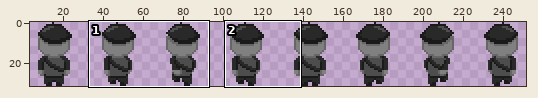
Sprite sheet: Assets/Sprites/Player/Back-Sheet.png. The picture above shows the old version from afar; the outline marks the close-up.
Close-up. Old version:
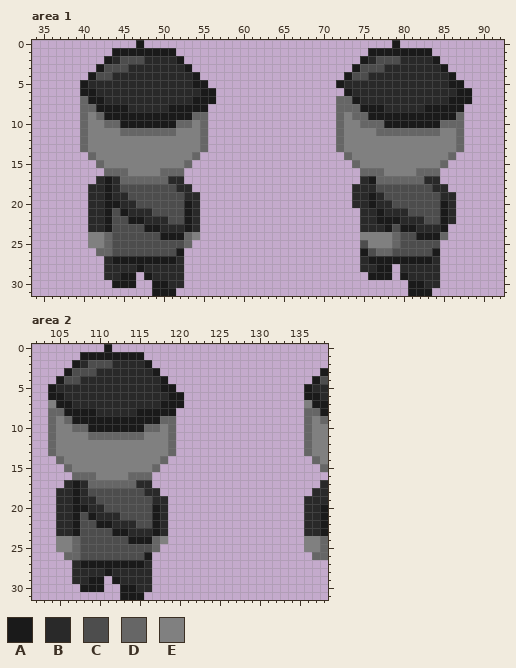
The file is 256x32 pixels. Shown: area 1: x 34..92, y 0..31; area 2: x 102..138, y 0..31. The wide view leaves out empty margins. The commit also changed other parts of the picture, which this record leaves out.
Palette (. is transparent): A #1a1a1a  B #292929  C #4d4d4d  D #666666  E #808080
Pixels before, area 1, first column x 40:
 0 .......A...............................A.........
 1 ....AAAAAAAA........................AAAAAAAA.....
 2 ...ABCCCBBBBA......................ABCCCBBBBA....
 3 ..ACCCBBBBBBBA....................ACCCBBBBBBBA...
 4 .ACCBBBBBBBBBBA..................ACCBBBBBBBBBBA..
 5 ABBBBBBBBBBBBBAA................ABBBBBBBBBBBBBAA.
 6 AABBBBBBBBBBBBBAA................ABBBBBBBBBBBBBAA
 7 DAABBBBBBBBBBBAAA...............DDABBBBBBBBBBBAAA
 8 DDAAAABBBBBAAAAA................DDDAAABBBBBAAAAA.
 9 DEDAAAAAAAAAAADD................DEDDAAAAAAAAAAAD.
10 DEEDDAAAAAAADDED................DEEDDDAAAAAAADDD.
11 DEEEEDDDDDDDEEED................DEEEEDDDDDDDDEED.
12 DEEEEEEEEEEEEEED................DEEEEEEEEEEEEEED.
13 DEEEEEEEEEEEEEED................DEEEEEEEEEEEEEED.
14 .DEEEEEEEEEEEED..................DEEEEEEEEEEEED..
15 ..DEEEEEEEEEED....................DEEEEEEEEEED...
16 ...DDDEEEEDDD......................DDDEEEEDDD....
17 ..BABDDDDDDBB......................BADDDDDDBB....
18 .BBABCCCCCCCBB....................BBBCCCCCCCBB...
19 .BBABBCCCCCCCBB...................BBABCCCCCCCBB..
20 .BBAABBCCCCCCAB...................BBABBCCCCCCAB..
21 .BBACABBBCCCCAB....................BBABBBCCCCAB..
22 .BBACCAABBBCCAB....................BBAAABBBCCAB..
23 .BBACCCCAABBBAB....................BBBACAABBBA...
24 .EEDCCCCCCAAADE....................EEEEDCCAAAD...
25 .EEDCCCCCCCCCD.....................CEEEDCCCCC....
26 ..DDCCCCCCCCA......................ACDDCCCCCA....
27 ...BAAAAAAAAB......................BAAAAAAAAB....
28 ...BBBBABBBBB......................BBAA.BBBBB....
29 ...BBAA.ABBBB.......................AAA.ABBBB....
30 ....AAA..AABB............................AABB....
31 .........AAA.............................AAA.....
Pixels before, area 2, first column x 104:
 0 .......A...........................
 1 ....AAAAAAAA.......................
 2 ...ABCCCBBBBA......................
 3 ..ACCCBBBBBBBA....................A
 4 .ACCBBBBBBBBBBA..................AC
 5 ABBBBBBBBBBBBBAA................ABB
 6 AABBBBBBBBBBBBBAA...............AAB
 7 EAABBBBBBBBBBBAAA...............EAA
 8 DDAAAABBBBBAAAAA................DDA
 9 DEDAAAAAAAAAAADD................DED
10 DEEDDAAAAAAADDED................DEE
11 DEEEEDDDDDDDEEED................DEE
12 DEEEEEEEEEEEEEED................DEE
13 DEEEEEEEEEEEEEED................DEE
14 .DEEEEEEEEEEEED..................DE
15 ..DEEEEEEEEEED....................D
16 ...DDDEEEEDDD......................
17 ..BABDDDDDDBB.....................B
18 .BBABCCCCCCCBB...................BB
19 .BBABBCCCCCCCBB.................BBB
20 .BBAABBCCCCCCAB.................BBA
21 .BBACABBBCCCCAB.................BBA
22 .BBACCAABBBCCAB.................BBA
23 .BBACCCCAABBBAB.................BBA
24 .EEDCCCCCCAAADE.................EED
25 .EEDCCCCCCCCCD..................EED
26 ..DDCCCCCCCCA....................DD
27 ...BAAAAAAAAB......................
28 ...BBBBABBBBB......................
29 ...BBAA.ABBBB......................
30 ....AAA..AABB......................
31 .........AAA.......................
And afterwards:
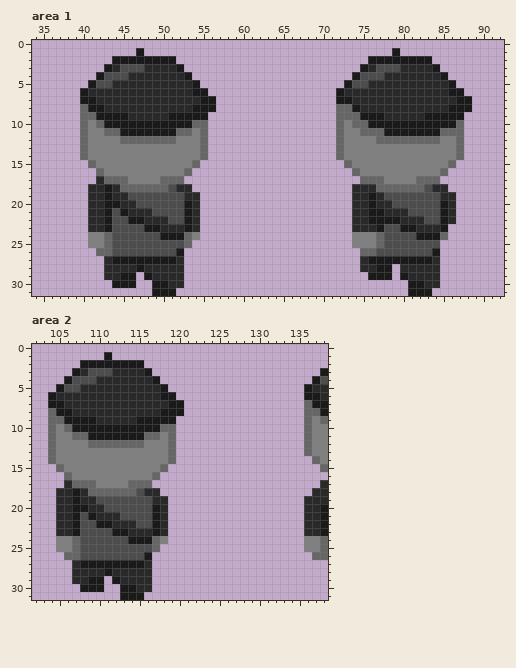
Diff:
Changed rows in their new state; - is an unchanged pixel.
Area 1:
first column x 40:
 0 -------.-------------------------------.---------
 1 ----...-....------------------------...-....-----
 2 ---.AAAAAAAA.----------------------.AAAAAAAA.----
 3 --.AB-CC----A.--------------------.AB-CC----A.---
 4 -.A-CC-------A.------------------.A-CC-------A.--
 5 .ACC-----------.----------------.ACC-----------.-
 6 -B------------A-.---------------AB------------A-.
 7 A-B-----------B-----------------AAB-----------B--
 8 -A-BBB-----BBB--A-----------------ABBB-----BBB--A
 9 -DA---BBBBB---AA-----------------D-A--BBBBB----A-
10 --DAA-------AAD-------------------D-AA-------AA--
11 ---DDAAAAAAADD---------------------DD-AAAAAAADD--
12 -----DDDDDDD-------------------------DDDDDDDD----
14 DE------------ED----------------DE------------ED-
15 -DE----------ED------------------DE----------ED--
16 --DEEE----EEED--------------------DEEE----EEED---
17 ---DD-EEEE-DD----------------------DD-EEEE-DD----
18 -----DDDDDD--------------------------DDDDDD------
21 ----------------------------------B-A------------
22 ----------------------------------B-A------------
23 ----------------------------------B--AC----------
24 ----------------------------------E--DCC---------
25 ----------------------------------EE-DCC---------
26 -----------------------------------DDCC----------
Area 2:
first column x 104:
 0 -------.-------------------------
 1 ----...-....---------------------
 2 ---.AAAAAAAA.--------------------
 3 --.AB-CC----A.-------------------
 4 -.A-CC-------A.------------------
 5 .ACC-----------.-----------------
 6 -B------------A-.----------------
 7 A-B-----------B-----------------D
 8 -A-BBB-----BBB--A----------------
 9 -DA---BBBBB---AA-----------------
10 --DAA-------AAD------------------
11 ---DDAAAAAAADD-------------------
12 -----DDDDDDD---------------------
14 DE------------ED-----------------
15 -DE----------ED------------------
16 --DEEE----EEED-------------------
17 ---DD-EEEE-DD--------------------
18 -----DDDDDD----------------------
